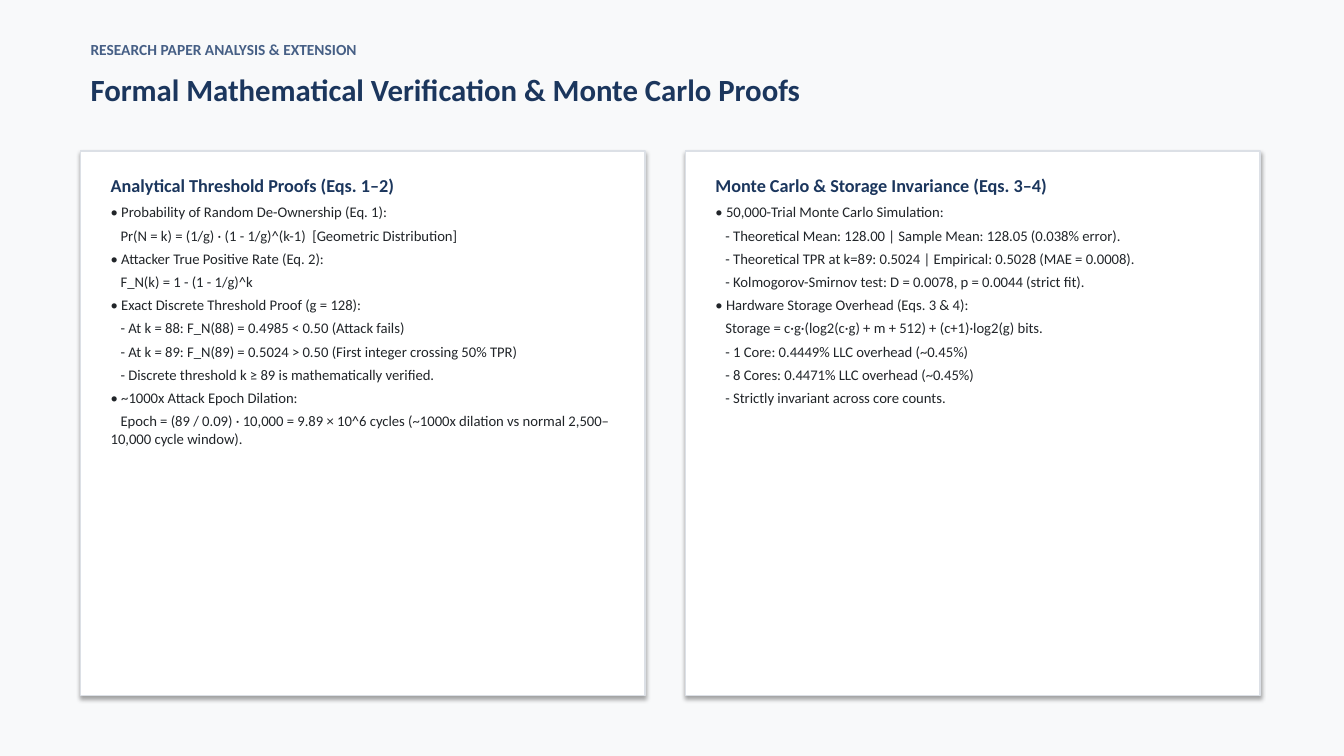
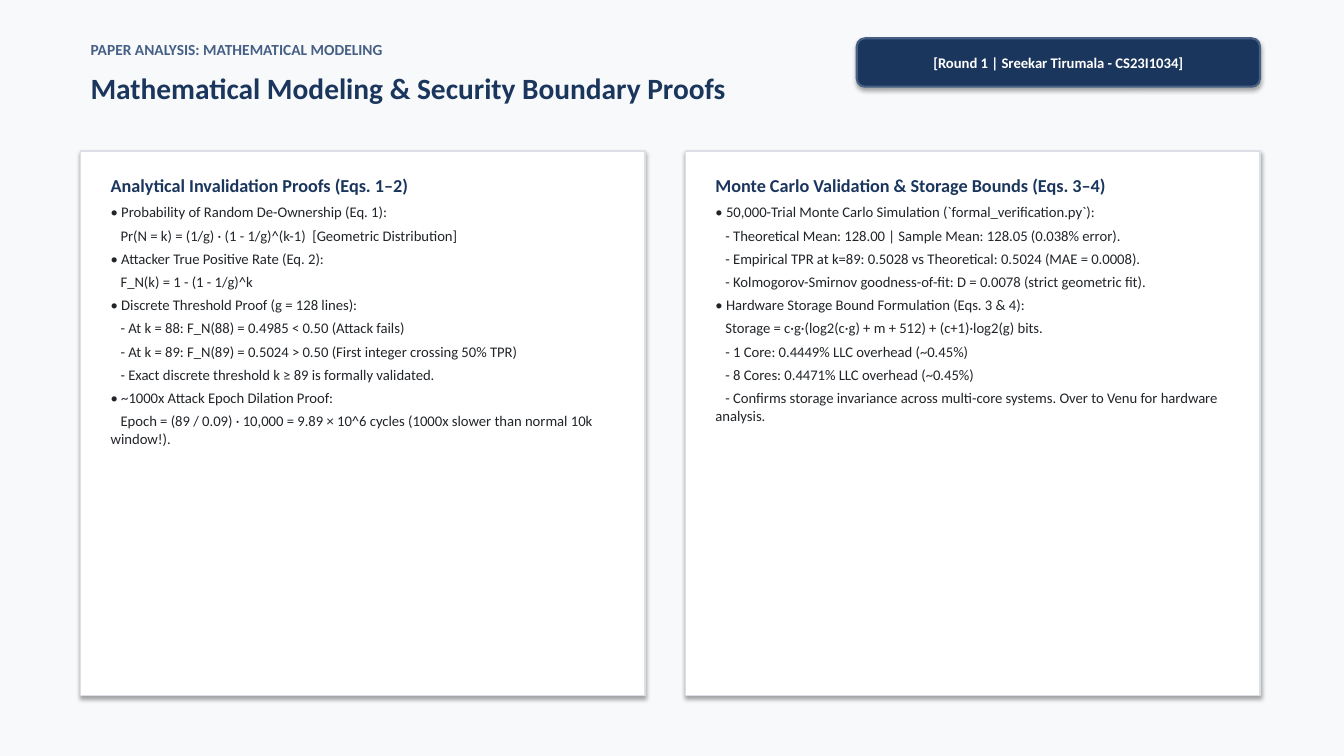
Before and after one commit to Sripadh16/IS-project, a slide deck: slide 7 of TreasureCache_Presentation.pptx (slide 17 before the commit). Drawn at 1344x756 pixels with LibreOffice and Linux fonts; fonts in the diff are those of the drawing. Boxes give left, top, right and bottom in pixels: in the first picture for what was removed or moved away, otherwise in the second. Text is boxed around its words. In the diff, an @@ line names an element or a change of style, - is before the commit and + after.

Commit message:
Update PPT deck and presentation script to strictly satisfy explanation video rubric with 2-round flow and code walkthroughs

```diff
--- a/TreasureCache_Presentation.pptx
+++ b/TreasureCache_Presentation.pptx
@@ text at [91, 45, 383, 55]: text changed @@
-RESEARCH PAPER ANALYSIS & EXTENSION
+PAPER ANALYSIS: MATHEMATICAL MODELING
@@ rounded rectangle added at [857, 38, 1260, 87], fill #1B365D, outline #465F85 1.5 pt, 10.5 pt, text #FFFFFF, bold @@
+[Round 1 | Sreekar Tirumala - CS23I1034]
@@ text at [91, 78, 725, 104]: text changed; size 22 to 21 pt @@
-Formal Mathematical Verification & Monte Carlo Proofs
+Mathematical Modeling & Security Boundary Proofs
@@ text at [111, 178, 408, 195]: text changed @@
-Analytical Threshold Proofs (Eqs. 1–2)
+Analytical Invalidation Proofs (Eqs. 1–2)
@@ text at [715, 178, 1105, 220]: text changed; size 13 to 10.5 pt; text colour #1B365D to #212529; bold off @@
-Monte Carlo & Storage Invariance (Eqs. 3–4)
-• 50,000-Trial Monte Carlo Simulation:
+Monte Carlo Validation & Storage Bounds (Eqs. 3–4)
+• 50,000-Trial Monte Carlo Simulation (`formal_verification.py`):
@@ text at [726, 253, 1146, 313]: text changed @@
-- Theoretical TPR at k=89: 0.5024 | Empirical: 0.5028 (MAE = 0.0008).
-- Kolmogorov-Smirnov test: D = 0.0078, p = 0.0044 (strict fit).
-• Hardware Storage Overhead (Eqs. 3 & 4):
+- Empirical TPR at k=89: 0.5028 vs Theoretical: 0.5024 (MAE = 0.0008).
+- Kolmogorov-Smirnov goodness-of-fit: D = 0.0078 (strict geometric fit).
+• Hardware Storage Bound Formulation (Eqs. 3 & 4):
@@ text at [121, 299, 357, 313]: text changed @@
-• Exact Discrete Threshold Proof (g = 128):
+• Discrete Threshold Proof (g = 128 lines):
@@ text at [111, 369, 592, 446]: text changed @@
-- Discrete threshold k ≥ 89 is mathematically verified.
-• ~1000x Attack Epoch Dilation:
-Epoch = (89 / 0.09) · 10,000 = 9.89 × 10^6 cycles (~1000x dilation vs normal 2,500–10,000 cycle window).
+- Exact discrete threshold k ≥ 89 is formally validated.
+• ~1000x Attack Epoch Dilation Proof:
+Epoch = (89 / 0.09) · 10,000 = 9.89 × 10^6 cycles (1000x slower than normal 10k window!).
@@ text at [715, 392, 1218, 424]: text changed @@
-- Strictly invariant across core counts.
+- Confirms storage invariance across multi-core systems. Over to Venu for hardware analysis.
```
Also in this commit, not shown: 11 other slides changed, 8 slides added, 8 slides removed, 5 other files.
